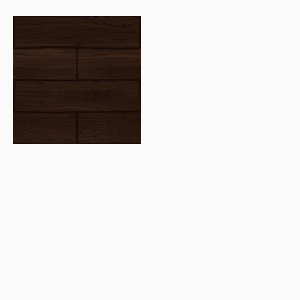
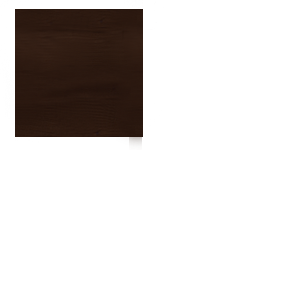
Layers edited between the first and the second 300px x 300px image:
renamed "Слой 11" to "Слой 16", painted on it over [0, 0, 164, 150]
hid "Слой 1" over [0, 0, 300, 300]
